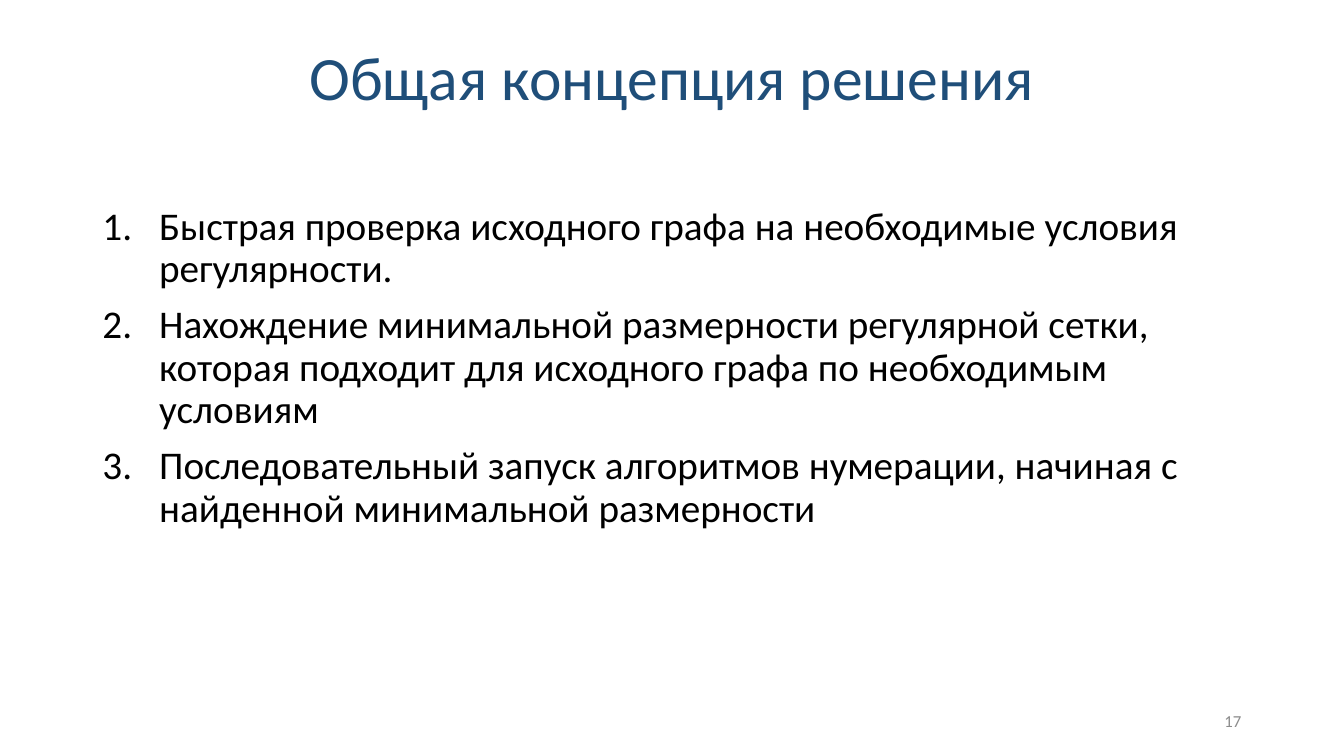
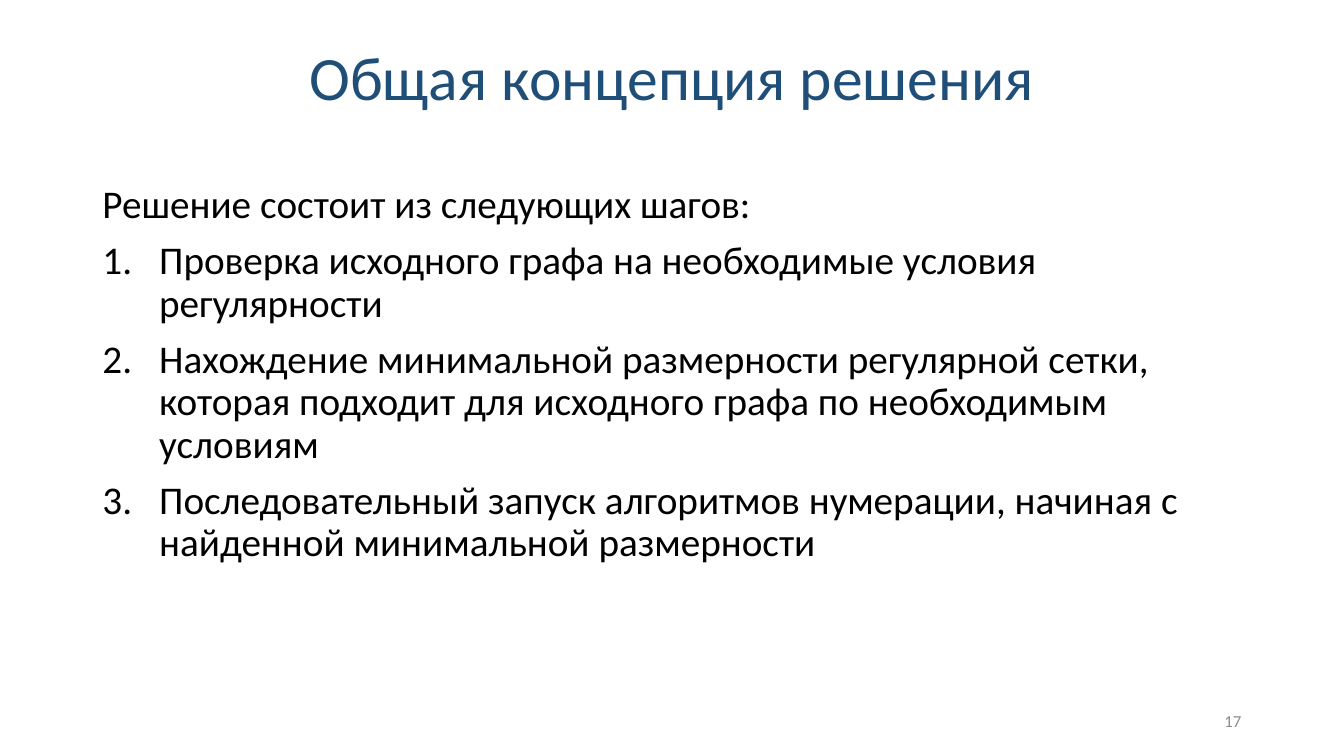
Before and after one commit to Linserous/NumericalGridGeneration, a slide deck: slide 17 of docs/Презентация v0.8.1.pptx. Drawn at 1344x756 pixels with LibreOffice and Linux fonts; fonts in the diff are those of the drawing. Boxes give left, top, right and bottom in pixels: in the first picture for what was removed or moved away, otherwise in the second. Text is boxed around its words. In the diff, an @@ line names an element or a change of style, - is before the commit and + after.

```diff
--- a/docs/Презентация v0.8.1.pptx
+++ b/docs/Презентация v0.8.1.pptx
@@ text "Решение состоит из следующих шагов:": place and size @@
-text "Решение состоит из следующих шагов:" at bbox=[159, 213, 1178, 529]
+text "Решение состоит из следующих шагов:" at bbox=[102, 193, 1178, 563]
@@ text at bbox=[102, 193, 1036, 324]: text changed @@
-1. Быстрая проверка исходного графа на необходимые условия регулярности.
+Решение состоит из следующих шагов:
+1. Проверка исходного графа на необходимые условия регулярности
```
Also in this commit, not shown: 9 other slides changed, 1 slide removed.
